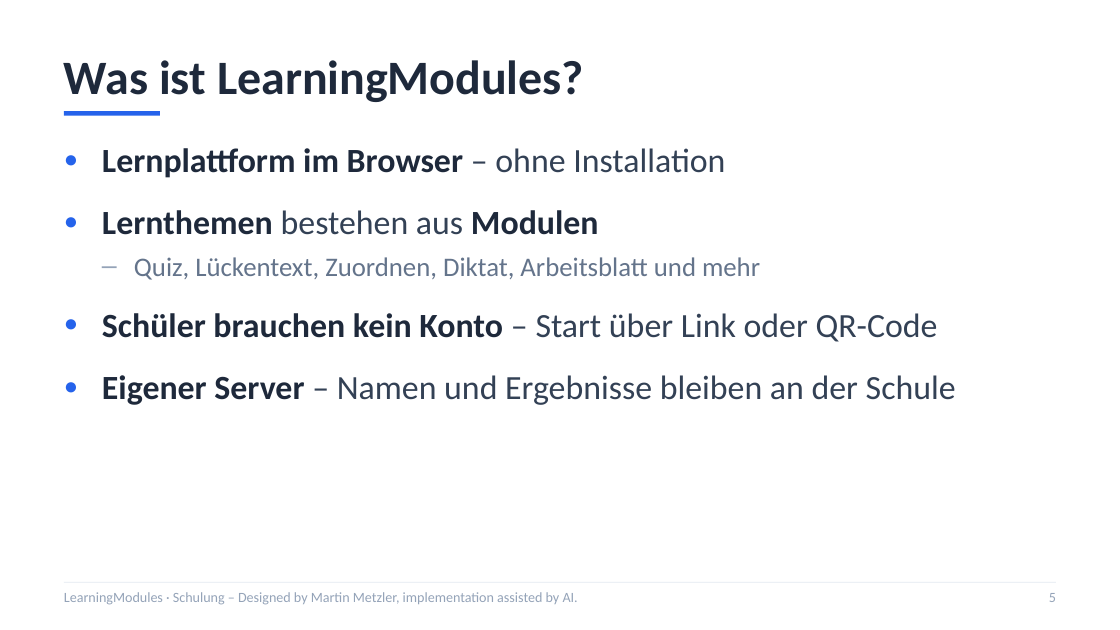
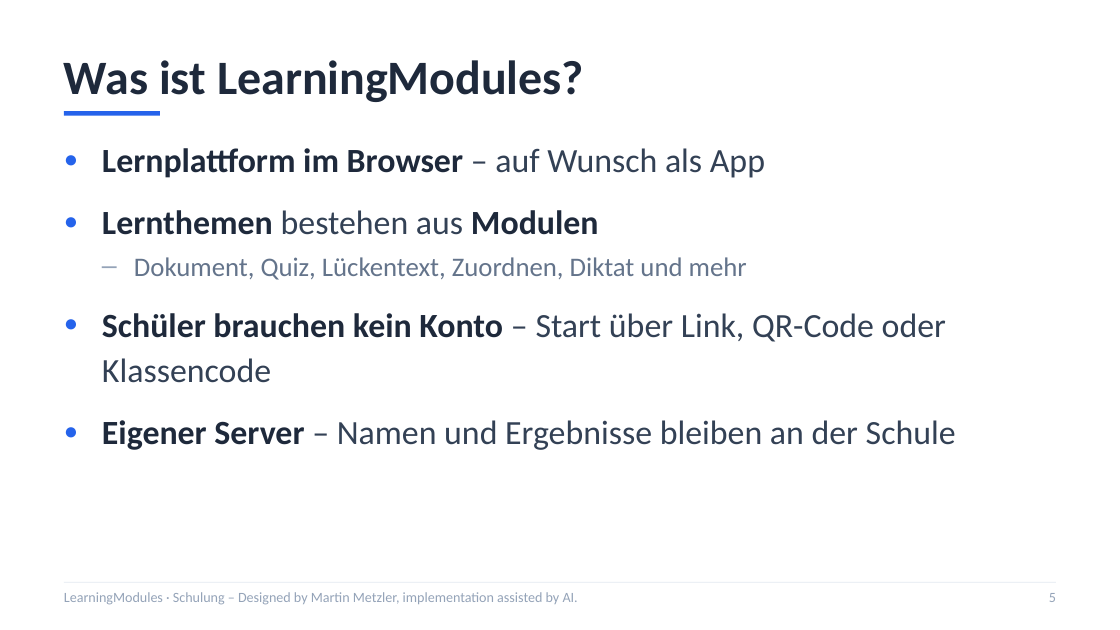
Before and after one commit to mmetzler-fes/LearningModules, a slide deck: slide 5 of schulung/LearningModules-Schulung.pptx. Drawn at 1120x630 pixels with LibreOffice and Linux fonts; fonts in the diff are those of the drawing. Boxes give left, top, right and bottom in pixels: in the first picture for what was removed or moved away, otherwise in the second. Text is boxed around its words. In the diff, an @@ line names an element or a change of style, - is before the commit and + after.

```diff
--- a/schulung/LearningModules-Schulung.pptx
+++ b/schulung/LearningModules-Schulung.pptx
@@ text at bbox=[102, 148, 765, 178]: text changed @@
-● Lernplattform im Browser – ohne Installation
+● Lernplattform im Browser – auf Wunsch als App
@@ text at bbox=[102, 257, 946, 383]: text changed; size 19 to 24 pt @@
-  – Quiz, Lückentext, Zuordnen, Diktat, Arbeitsblatt und mehr
-● Schüler brauchen kein Konto – Start über Link oder QR-Code
+  – Dokument, Quiz, Lückentext, Zuordnen, Diktat und mehr
+● Schüler brauchen kein Konto – Start über Link, QR-Code oder Klassencode
```
Also in this commit, not shown: 8 other slides changed, 5 slides added, 5 other files.
